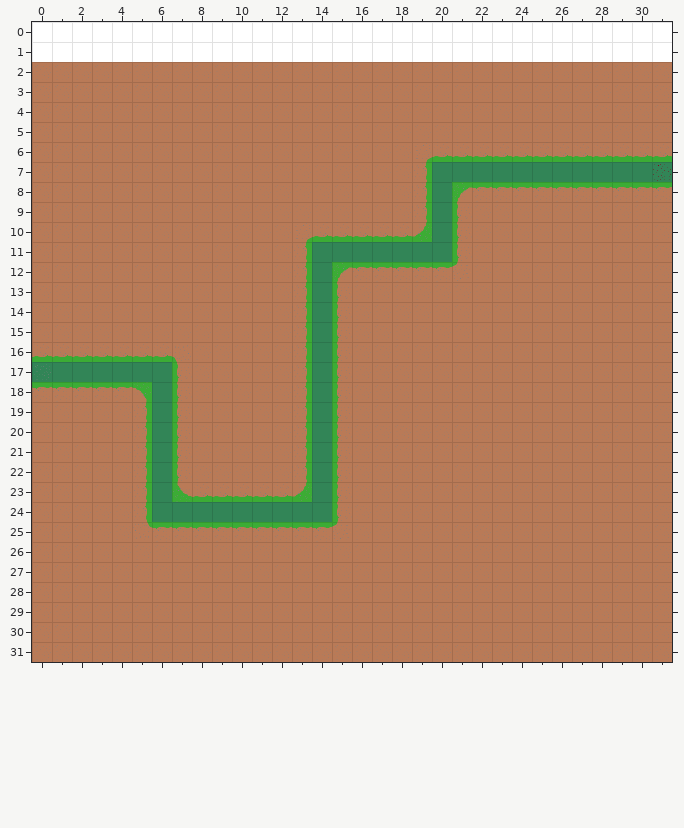
Level history. Tiled map: tower-defense/tower-defense-android/assets/data/world/level5/level.tmx. The first picture shows the starting point.
Cells are 32x32 px. Shown: x 0..31, y 0..31.
The result:
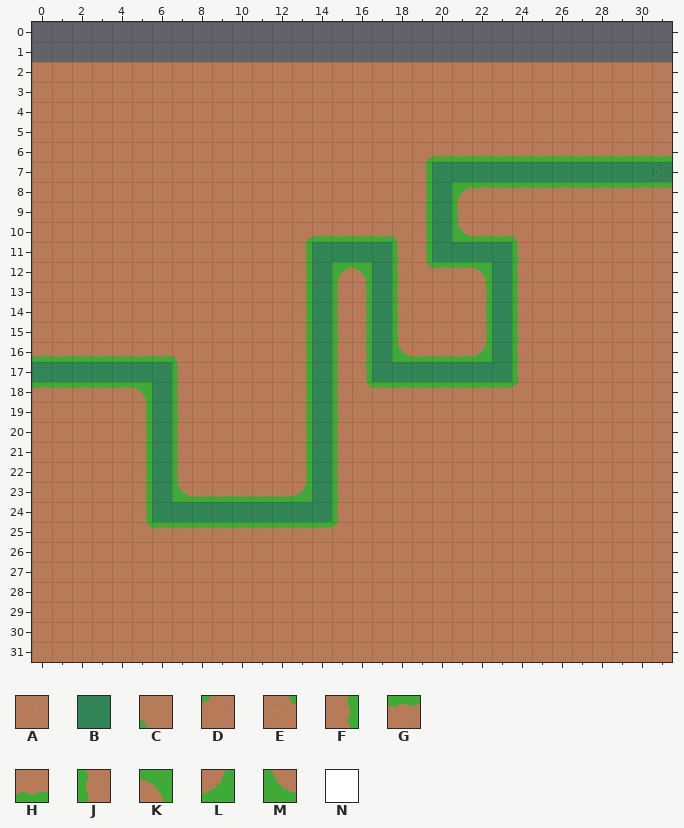
Key: from "tiles": A 0, B 4, C 8, D 9, E 10, F 12, G 13, H 14, J 15, K 16, L 17, M 18, N 28.
_ is an empty cell, # one hidden under a higher layer, . an unchanged one.
Edits made:
--- layer "Ground"
@@ x 0..31 @@
- 0 NNNNNNNNNNNNNNNNNNNNNNNNNNNNNNNN
- 1 NNNNNNNNNNNNNNNNNNNNNNNNNNNNNNNN
+ 0 ________________________________
+ 1 ________________________________
@@ x 16..24 @@
-10 ..HL.JAAA
-11 ..##.J..A
-12 GGGG.DA.A
-13 A.A...A.A
-14 A.A...A.A
-15 A.A...A.A
-16 A.AAAAA.A
-17 A.......A
-18 AAAAAAAAA
+10 ..CF.MHHC
+11 ..JF.#..J
+12 K#JE.GK.J
+13 F.J...F.J
+14 F.J...F.J
+15 F.J...F.J
+16 F.MHHHL.J
+17 F.......J
+18 EGGGGGGGD
--- layer "Path"
@@ x 17..23 @@
-11 .BB.___
-12 _....._
-13 _....._
-14 _....._
-15 _....._
-16 _....._
-17 _______
+11 .__.BBB
+12 B.....B
+13 B.....B
+14 B.....B
+15 B.....B
+16 B.....B
+17 BBBBBBB
